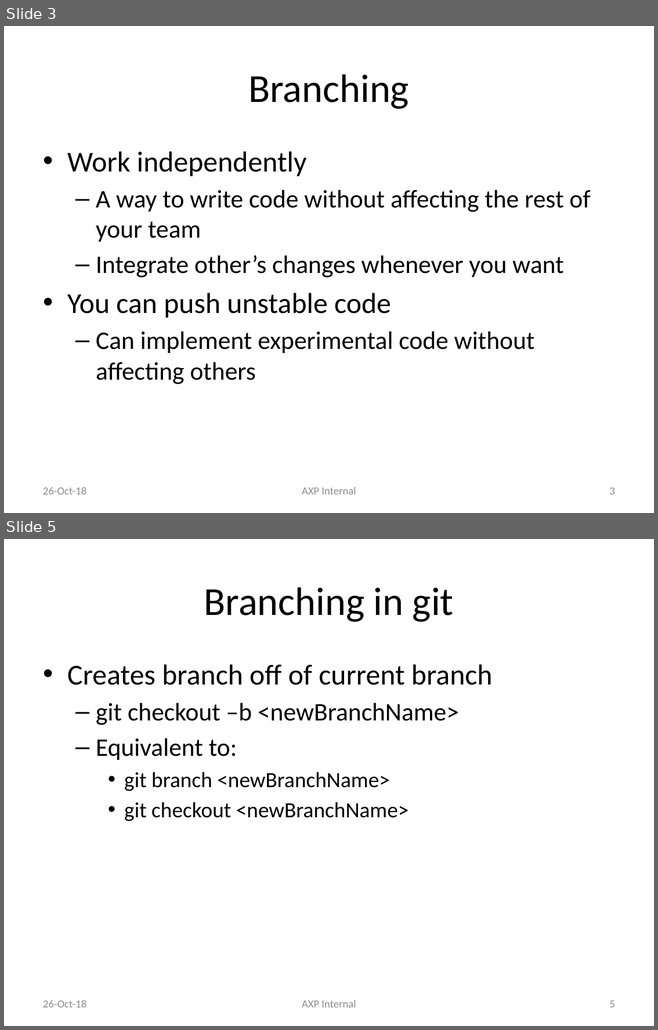
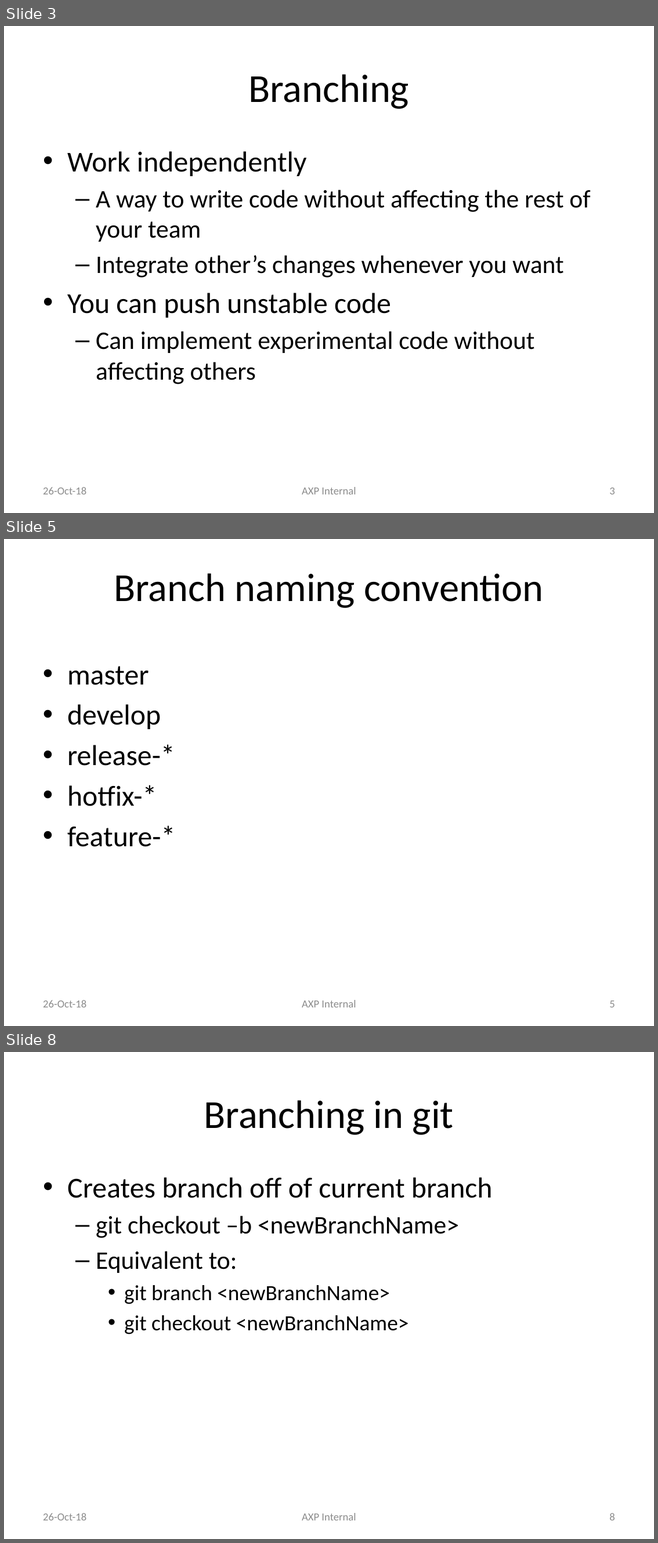
Before and after one commit to liyuan6006/GitStrategies, a slide deck: Branching.pptx. Shown one above the other, each under a label of ours: slides 3 and 5 before the commit, slides 3, 5 and 8 after it; the slides between them are not shown. The pictures are 658x1030 and 658x1543 pixels, drawn with LibreOffice and Linux fonts; fonts in the diff are those of the drawing. Boxes give left, top, right and bottom in pixels: in the first picture for what was removed or moved away, otherwise in the second. Text is boxed around its words. In the diff, an @@ line names an element or a change of style, - is before the commit and + after.

```diff
--- a/Branching.pptx
+++ b/Branching.pptx
@@ slide 5 added at [4, 539, 654, 1026], background #FFFFFF @@
@@ text added at [114, 573, 543, 608], 44 pt, text #000000 @@
+Branch naming convention
@@ text added at [67, 666, 175, 847], 32 pt, text #000000 @@
+• master
+• develop
+• release-*
+• hotfix-*
+• feature-*
@@ text added at [43, 1000, 86, 1008], 12 pt, text #8C8C8C @@
+26-Oct-18
@@ text added at [302, 1000, 355, 1008], 12 pt, text #8C8C8C @@
+AXP Internal
@@ page number added at [609, 1001, 614, 1008], 12 pt, text #8C8C8C @@
+5
@@ what was slide 5 is now slide 8 @@
@@ page number at [609, 1513, 614, 1521]: text changed @@
-5
+8
```
Also in this commit, not shown: 3 slides changed, 2 other slides added.
